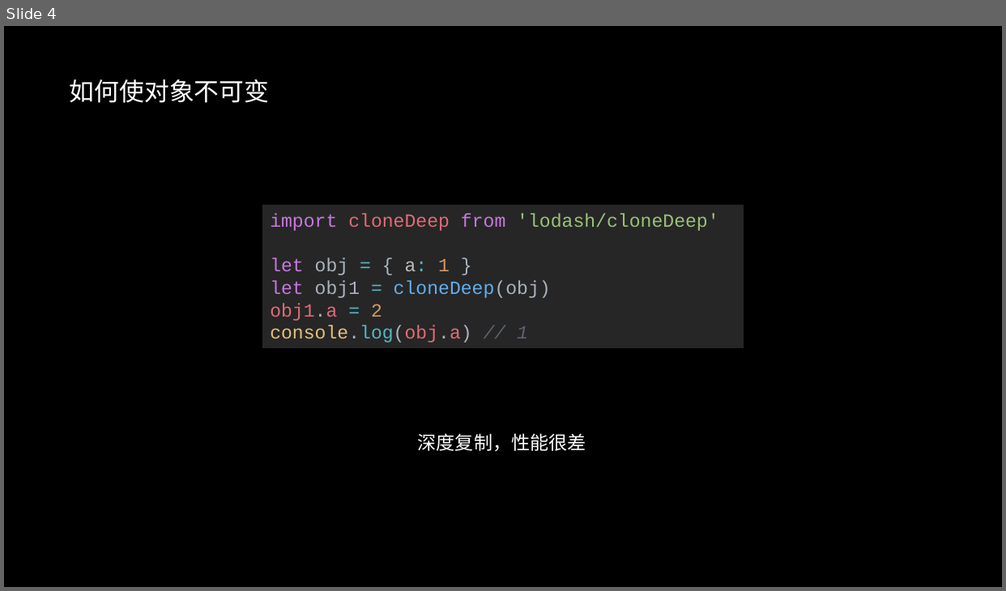
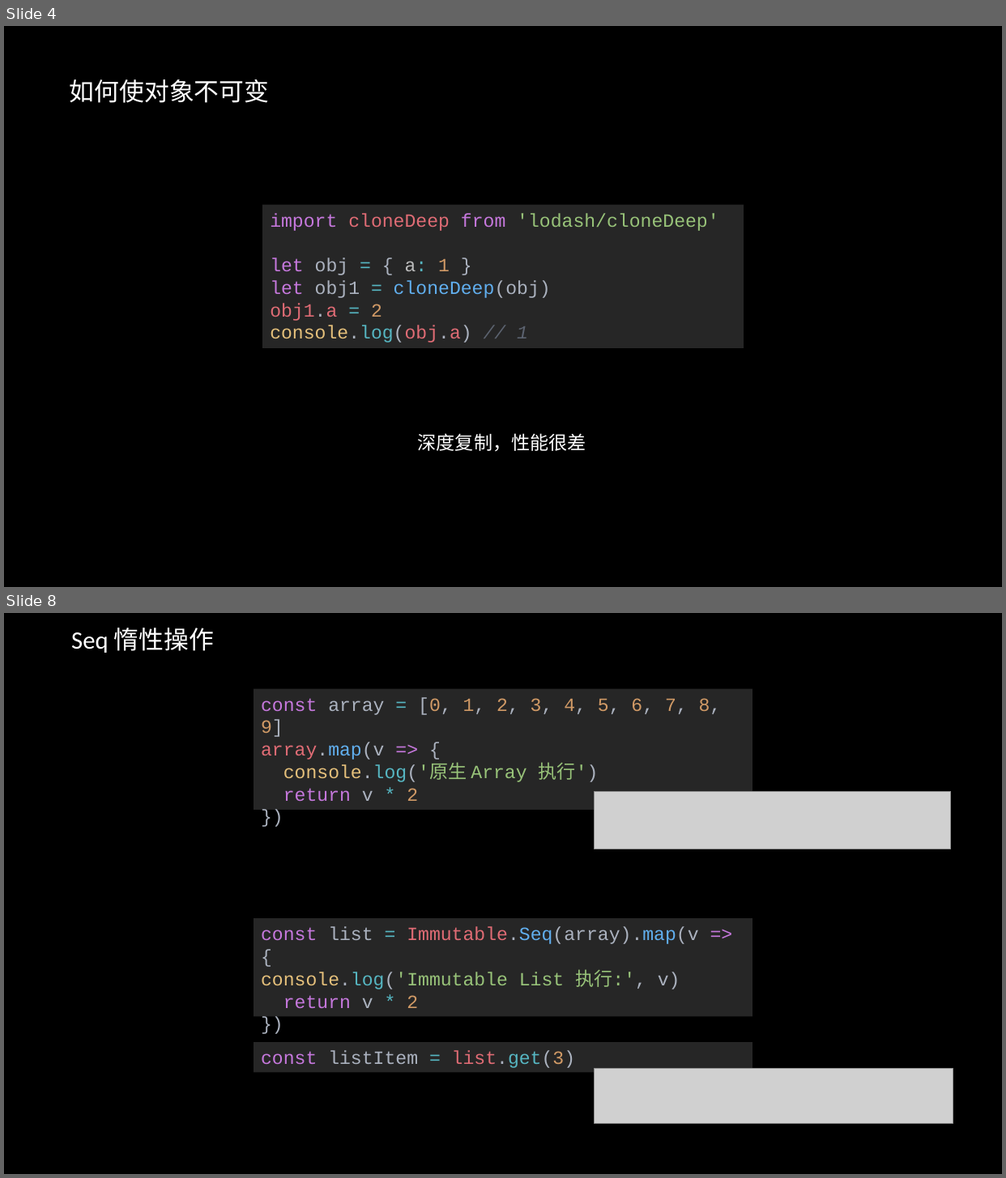
Before and after one commit to xfields/immutable-tutorial, a slide deck: docs/immutablejs_谢飞.pptx. Shown one above the other, each under a label of ours: slide 4 before the commit, slides 4 and 8 after it; the slides between them are not shown. The pictures are 1006x591 and 1006x1178 pixels, drawn with LibreOffice and Linux fonts; fonts in the diff are those of the drawing; grey boxes stand for pictures. Boxes give left, top, right and bottom in pixels: in the first picture for what was removed or moved away, otherwise in the second. Text is boxed around its words. In the diff, an @@ line names an element or a change of style, - is before the commit and + after.

```diff
--- a/docs/immutablejs_谢飞.pptx
+++ b/docs/immutablejs_谢飞.pptx
@@ slide 8 added at bbox=[4, 613, 1002, 1174], background #000000 @@
@@ text added at bbox=[71, 628, 214, 653], 24 pt, text #FFFFFF @@
+Seq 惰性操作
@@ rectangle added at bbox=[253, 688, 752, 810], fill #262626, 18 pt, text #ABB2BF @@
+const array = [0, 1, 2, 3, 4, 5, 6, 7, 8, 9]
+array.map(v => {
+console.log('原生 Array 执行')
+return v * 2
+})
@@ picture added at bbox=[594, 791, 951, 849] @@
@@ rectangle added at bbox=[253, 918, 752, 1016], fill #262626, 18 pt, text #ABB2BF @@
+const list = Immutable.Seq(array).map(v => {
+console.log('Immutable List 执行:', v)
+return v * 2
+})
@@ rectangle added at bbox=[253, 1043, 752, 1072], fill #262626, 18 pt, text #ABB2BF @@
+const listItem = list.get(3)
@@ picture added at bbox=[594, 1069, 953, 1123] @@
```
Also in this commit, not shown: 3 slides changed, 11 other slides added, 1 slide removed, 6 other files.
